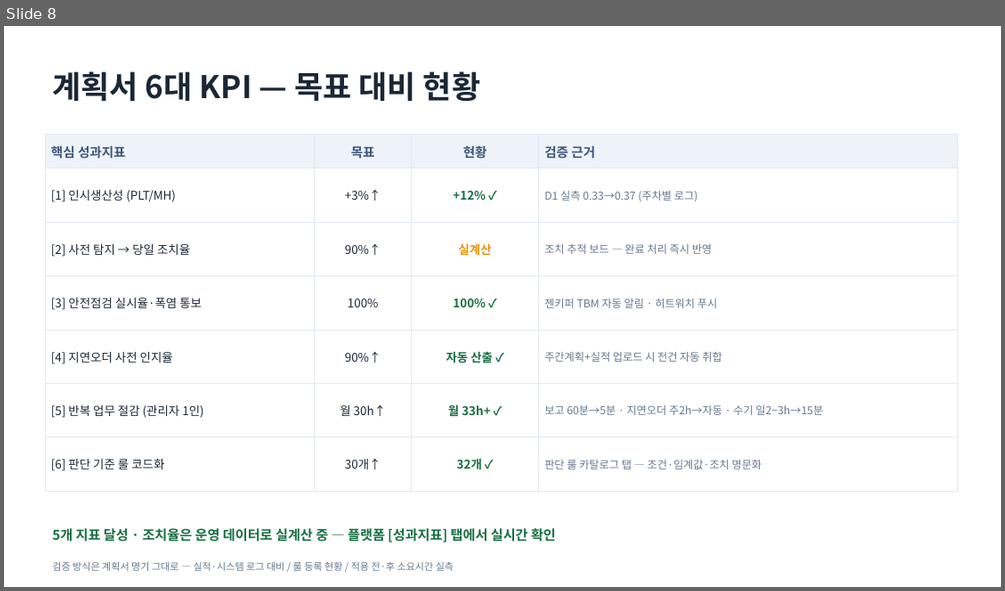
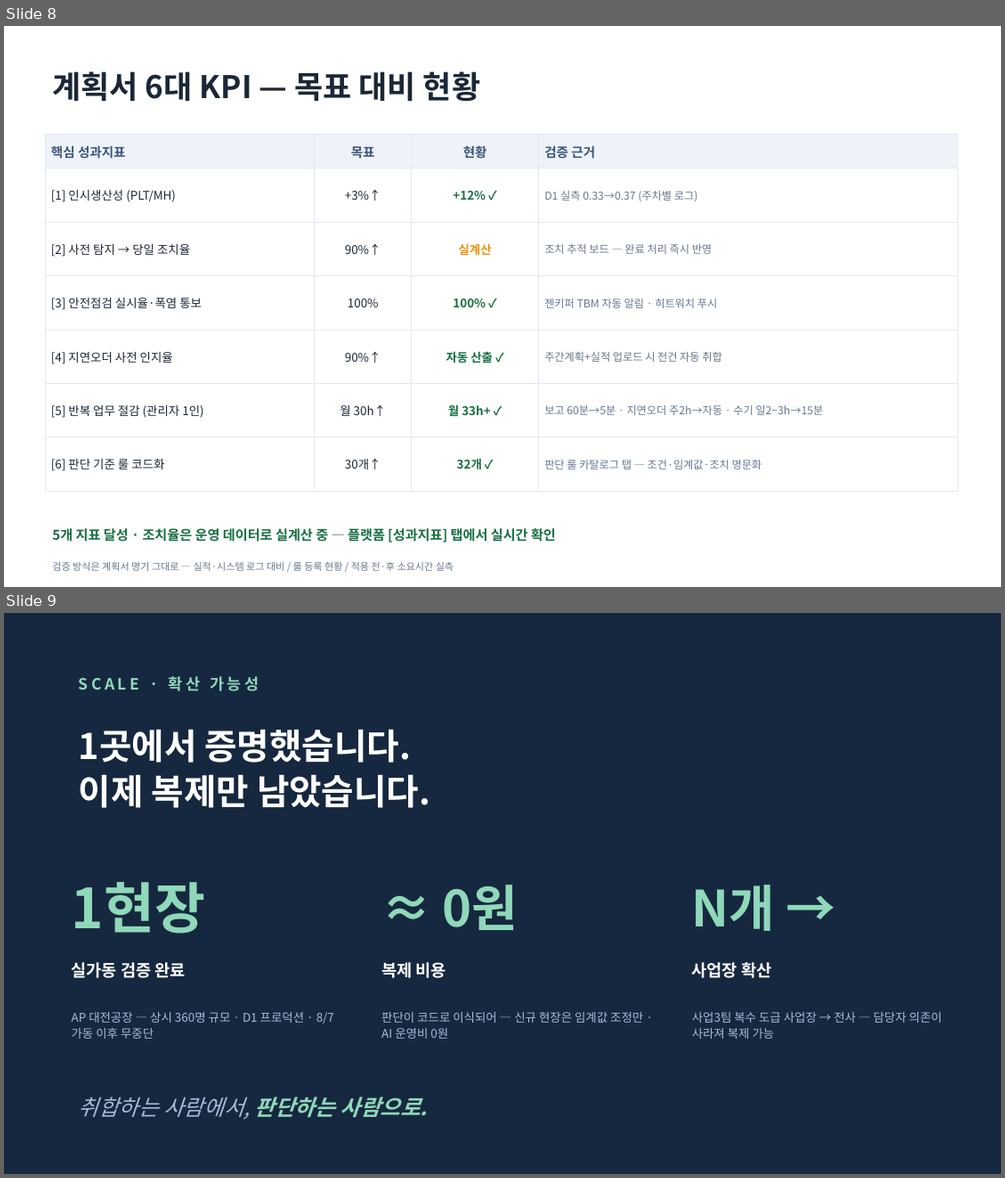
Before and after one commit to hodoo0831-coder/zenf-, a slide deck: ZEN_ZAIC_보고자료.pptx. Shown one above the other, each under a label of ours: slide 8 before the commit, slides 8 and 9 after it. The pictures are 1005x591 and 1005x1178 pixels, drawn with LibreOffice and Linux fonts; fonts in the diff are those of the drawing. Boxes give left, top, right and bottom in pixels: in the first picture for what was removed or moved away, otherwise in the second. Text is boxed around its words. In the diff, an @@ line names an element or a change of style, - is before the commit and + after.

```diff
--- a/ZEN_ZAIC_보고자료.pptx
+++ b/ZEN_ZAIC_보고자료.pptx
@@ slide 9 added at <box>4,613,1001,1174</box>, background #16283F @@
@@ text added at <box>79,676,259,691</box>, 15 pt, text #8FD8B9, bold @@
+SCALE · 확산 가능성
@@ text added at <box>79,729,430,808</box>, 34 pt, text #FFFFFF, bold @@
+1곳에서 증명했습니다.
+이제 복제만 남았습니다.
@@ text added at <box>72,882,205,933</box>, 53 pt, text #8FD8B9, bold @@
+1현장
@@ text added at <box>443,884,518,930</box>, 48 pt, text #8FD8B9, bold @@
+≈ 0원
@@ text added at <box>692,884,775,931</box>, 48 pt, text #8FD8B9, bold @@
+N개 →
@@ text added at <box>72,962,186,978</box>, 16 pt, text #FFFFFF, bold @@
+실가동 검증 완료
@@ text added at <box>381,962,446,978</box>, 16 pt, text #FFFFFF, bold @@
+복제 비용
@@ text added at <box>692,962,771,978</box>, 16 pt, text #FFFFFF, bold @@
+사업장 확산
@@ text added at <box>72,1012,334,1038</box>, 11.5 pt, text #A6BAD8 @@
+AP 대전공장 — 상시 360명 규모 · D1 프로덕션 · 8/7 가동 이후 무중단
@@ text added at <box>381,1012,643,1038</box>, 11.5 pt, text #A6BAD8 @@
+판단이 코드로 이식되어 — 신규 현장은 임계값 조정만 · AI 운영비 0원
@@ text added at <box>692,1012,942,1038</box>, 11.5 pt, text #A6BAD8 @@
+사업3팀 복수 도급 사업장 → 전사 — 담당자 의존이 사라져 복제 가능
@@ text added at <box>79,1096,428,1119</box>, 21 pt, text #A6BAD8, italic @@
+취합하는 사람에서, 판단하는 사람으로.
```
Also in this commit, not shown: 1 slide changed, 1 slide removed.
